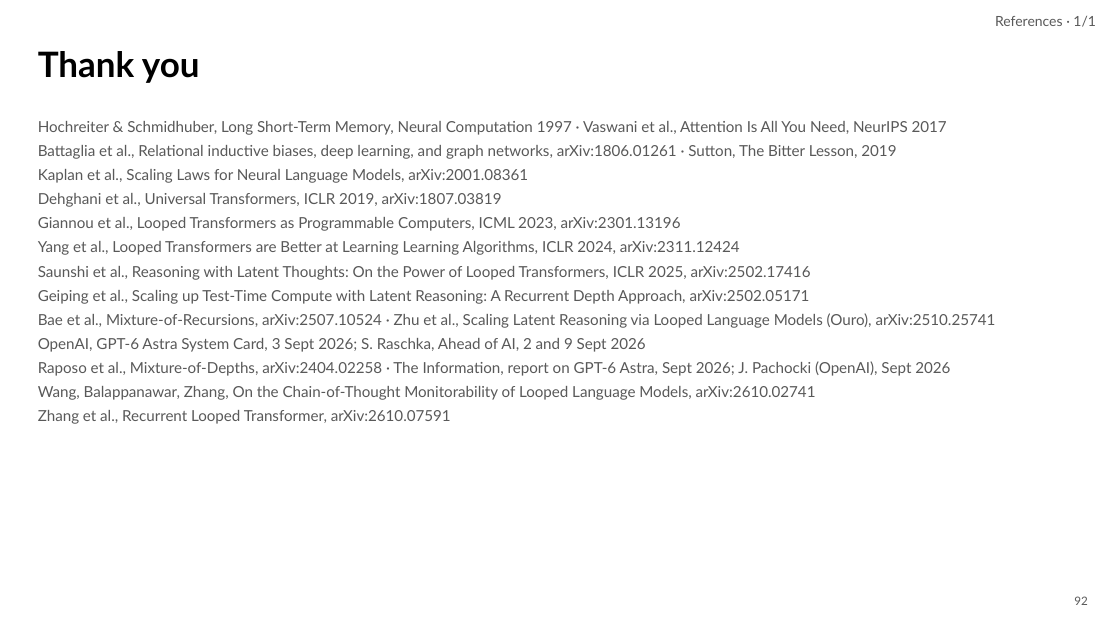
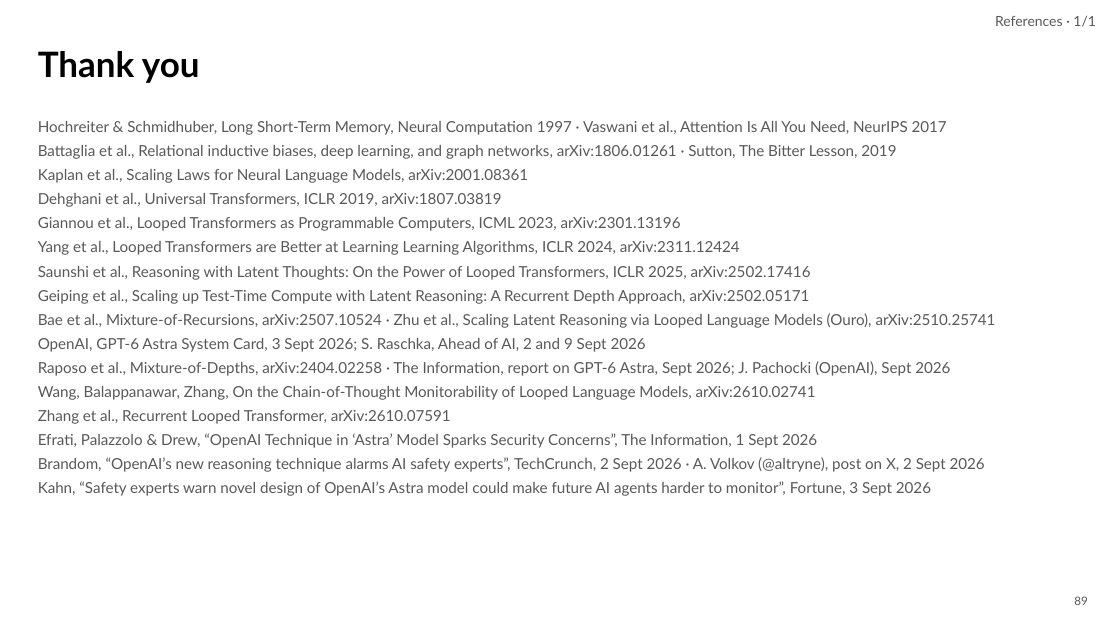
Before and after one commit to irregular6612/agi-hw2, a slide deck: slide 89 of build/out/looped-transformers.pptx (slide 92 before the commit). Drawn at 1120x630 pixels with LibreOffice and Linux fonts; fonts in the diff are those of the drawing. Boxes give left, top, right and bottom in pixels: in the first picture for what was removed or moved away, otherwise in the second. Text is boxed around its words. In the diff, an @@ line names an element or a change of style, - is before the commit and + after.

```diff
--- a/build/out/looped-transformers.pptx
+++ b/build/out/looped-transformers.pptx
@@ text at bbox=[38, 433, 985, 496]: paragraphs added @@
+Efrati, Palazzolo & Drew, “OpenAI Technique in ‘Astra’ Model Sparks Security Concerns”, The Information, 1 Sept 2026
+Brandom, “OpenAI’s new reasoning technique alarms AI safety experts”, TechCrunch, 2 Sept 2026 · A. Volkov (@altryne), post on X, 2 Sept 2026
+Kahn, “Safety experts warn novel design of OpenAI’s Astra model could make future AI agents harder to monitor”, Fortune, 3 Sept 2026
@@ page number at bbox=[1074, 596, 1087, 605]: text changed @@
-92
+89
```
Also in this commit, not shown: 11 other slides changed, 3 slides removed, 10 other files.
